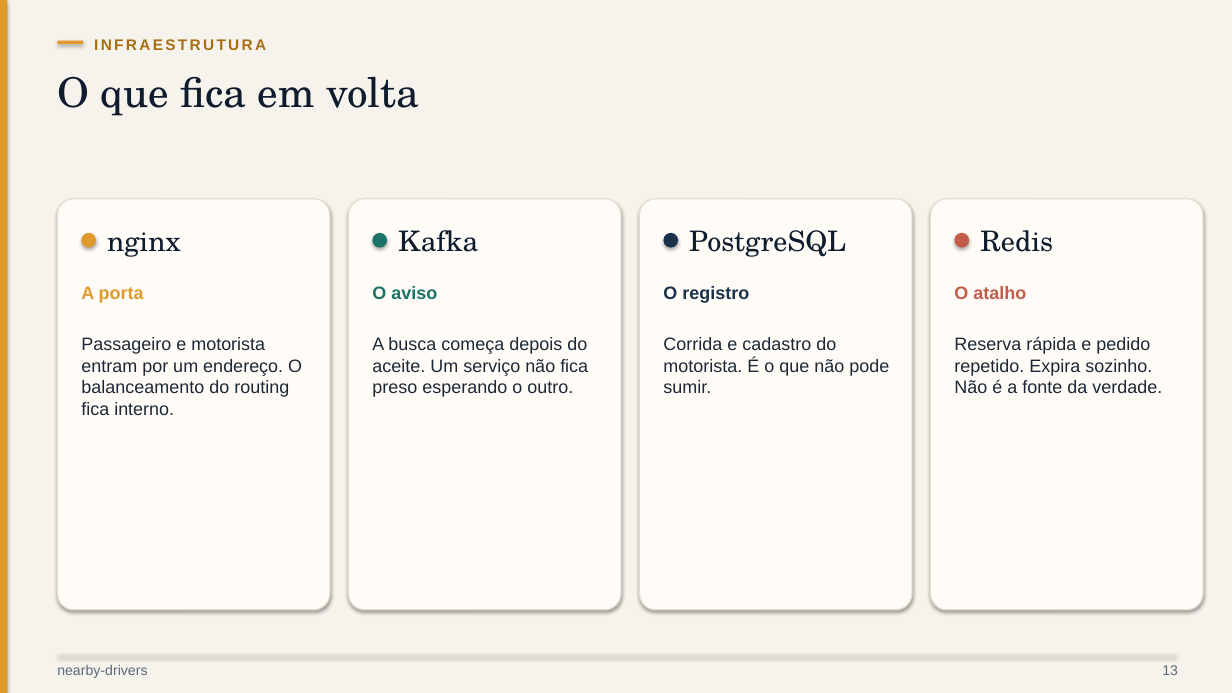
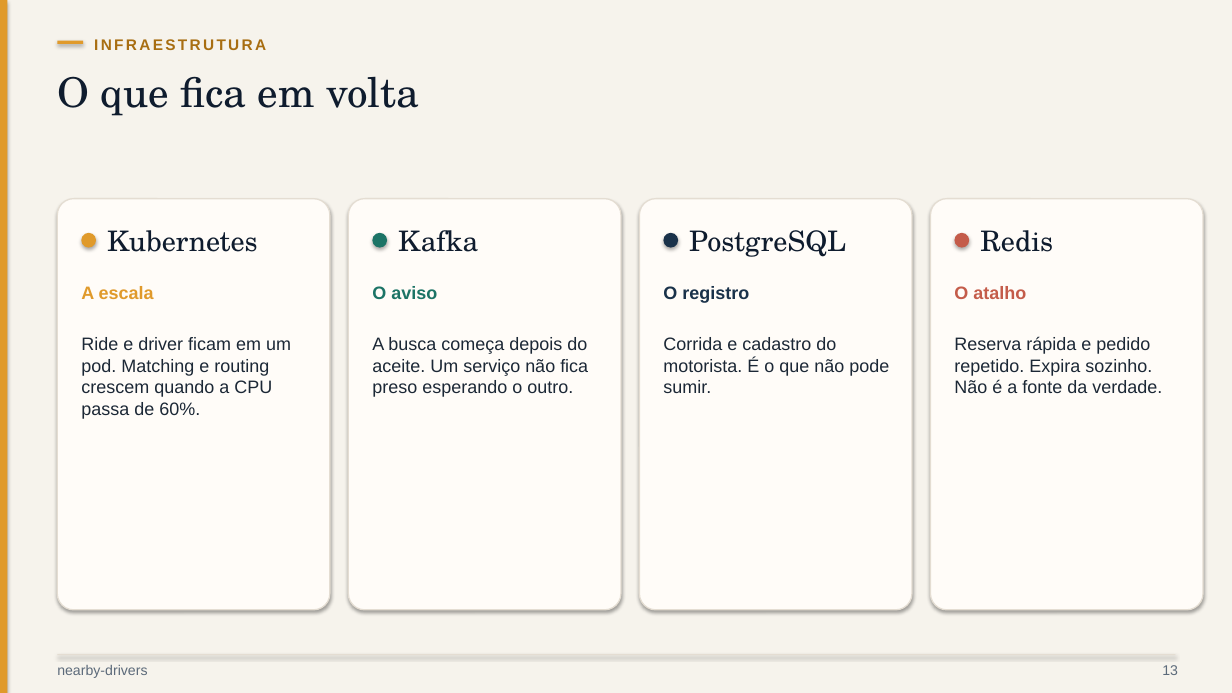
Before and after one commit to Matheusmottaa/nearby-drivers, a slide deck: slide 13 of slides/nearby-drivers.pptx. Drawn at 1232x693 pixels with LibreOffice and Linux fonts; fonts in the diff are those of the drawing. Boxes give left, top, right and bottom in pixels: in the first picture for what was removed or moved away, otherwise in the second. Text is boxed around its words. In the diff, an @@ line names an element or a change of style, - is before the commit and + after.

```diff
--- a/slides/nearby-drivers.pptx
+++ b/slides/nearby-drivers.pptx
@@ text at <box>107,230,258,252</box>: text changed @@
-nginx
+Kubernetes
@@ text at <box>81,286,154,299</box>: text changed @@
-A porta
+A escala
@@ text at <box>81,337,291,419</box>: text changed @@
-Passageiro e motorista entram por um endereço. O balanceamento do routing fica interno.
+Ride e driver ficam em um pod. Matching e routing crescem quando a CPU passa de 60%.
```
Also in this commit, not shown: 2 other slides changed, 28 other files.
